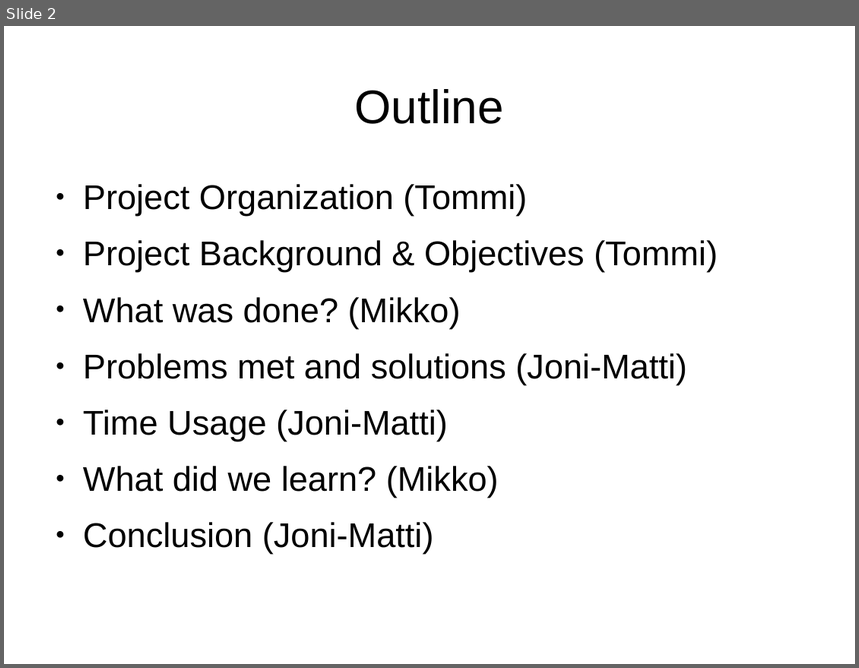
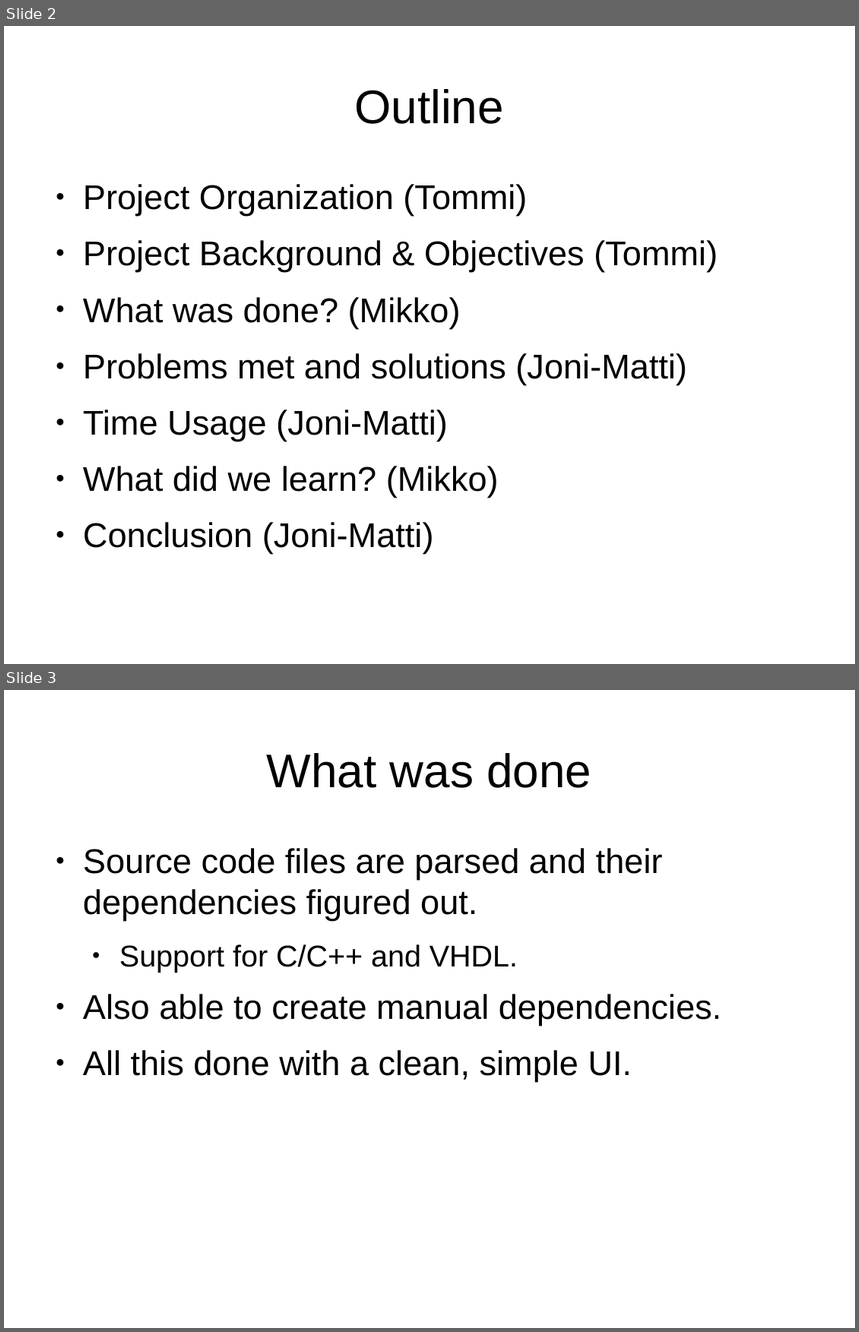
Before and after one commit to darwinbeing/kactus2all, a slide deck: Administrative/Final Report Slides.odp. Shown one above the other, each under a label of ours: slide 2 before the commit, slides 2 and 3 after it. The pictures are 859x668 and 859x1332 pixels, drawn with LibreOffice and Linux fonts; fonts in the diff are those of the drawing. Boxes give left, top, right and bottom in pixels: in the first picture for what was removed or moved away, otherwise in the second. Text is boxed around its words. In the diff, an @@ line names an element or a change of style, - is before the commit and + after.

```diff
--- a/Administrative/Final Report Slides.odp
+++ b/Administrative/Final Report Slides.odp
@@ slide 3 added at box(4, 690, 855, 1328), background #FFFFFF @@
@@ title added at box(267, 753, 591, 788), 44 pt, text #000000 @@
+What was done
@@ text added at box(83, 848, 722, 1082), 32 pt, text #000000 @@
+● Source code files are parsed and their dependencies figured out.
+  ● Support for C/C++ and VHDL.
+● Also able to create manual dependencies.
+● All this done with a clean, simple UI.
```
Also in this commit, not shown: 1 other slide added, 2 other files.
